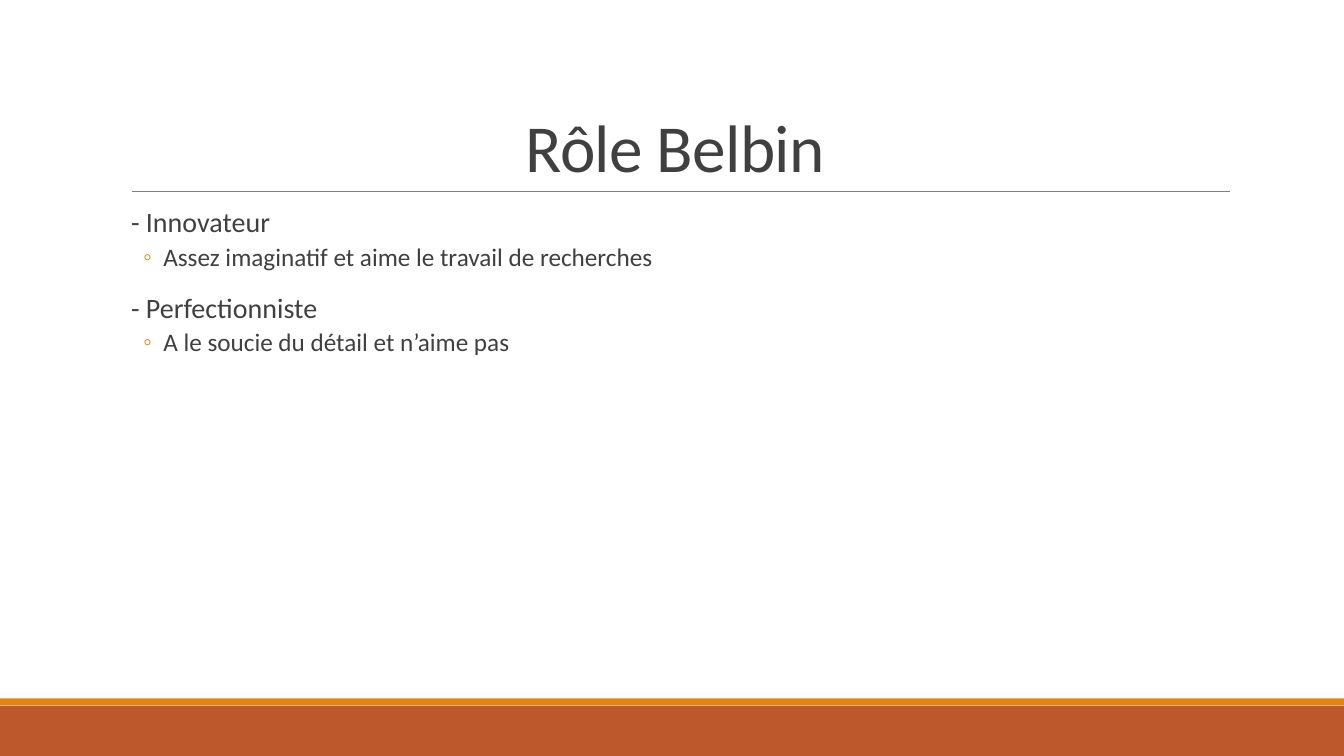
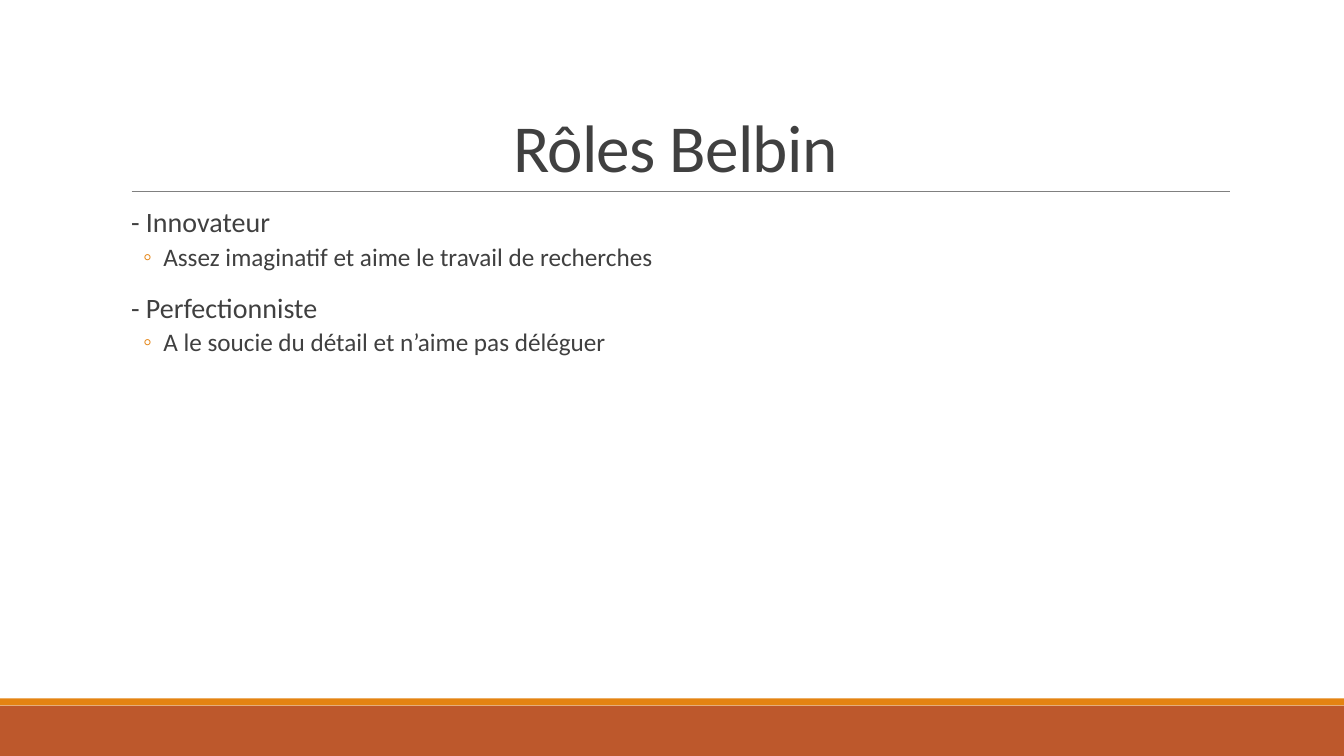
Before and after one commit to Pistou2/P_GestProj, a slide deck: slide 3 of Présentation/Présentation personnelle-balmorira.pptx. Drawn at 1344x756 pixels with LibreOffice and Linux fonts; fonts in the diff are those of the drawing. Boxes give left, top, right and bottom in pixels: in the first picture for what was removed or moved away, otherwise in the second. Text is boxed around its words. In the diff, an @@ line names an element or a change of style, - is before the commit and + after.

Commit message:
go

```diff
--- a/Présentation/Présentation personnelle-balmorira.pptx
+++ b/Présentation/Présentation personnelle-balmorira.pptx
@@ title at [513, 125, 838, 173]: text changed @@
-Rôle Belbin
+Rôles Belbin
@@ text at [163, 333, 605, 356]: text changed @@
-  ◦ A le soucie du détail et n’aime pas
+  ◦ A le soucie du détail et n’aime pas déléguer
```
Also in this commit, not shown: 1 other slide changed.
